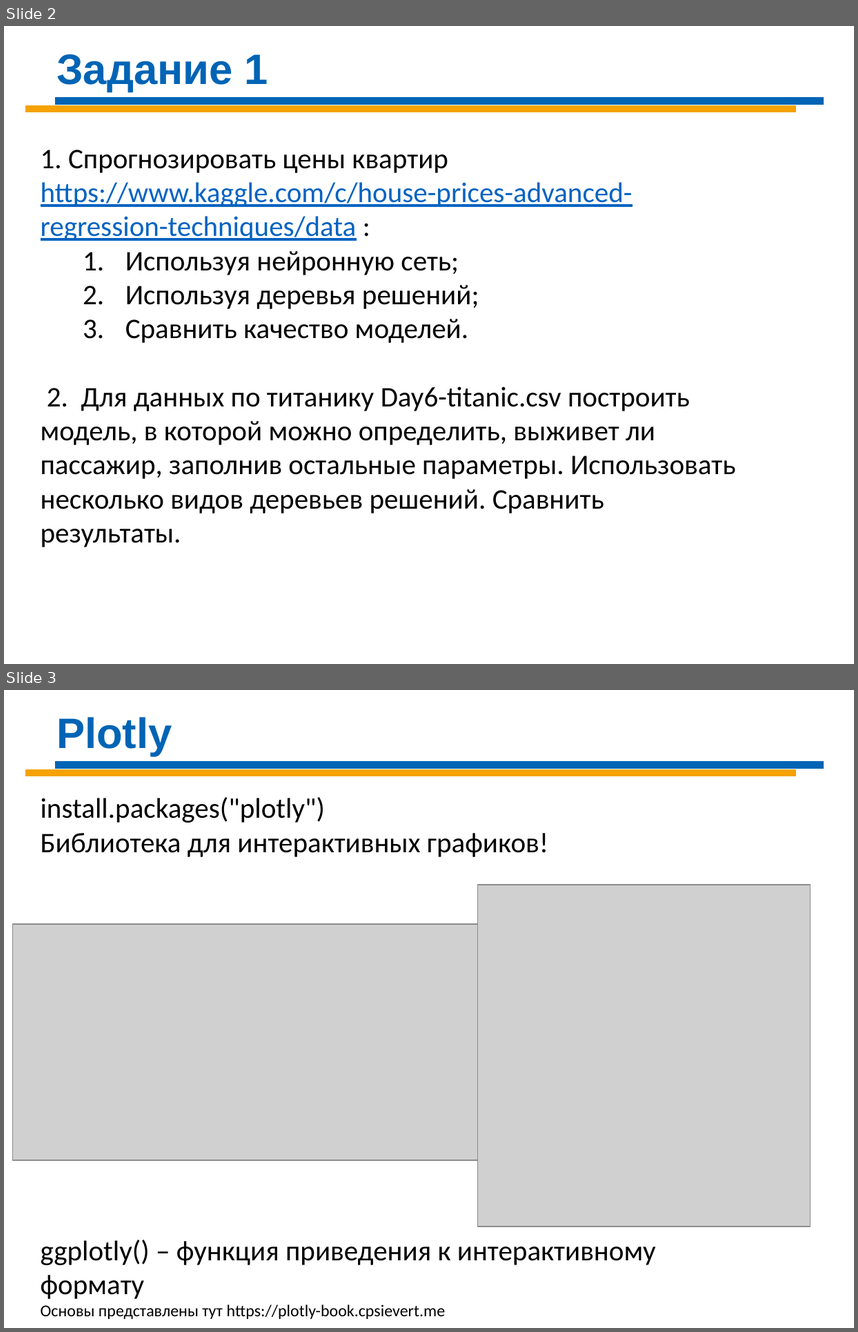
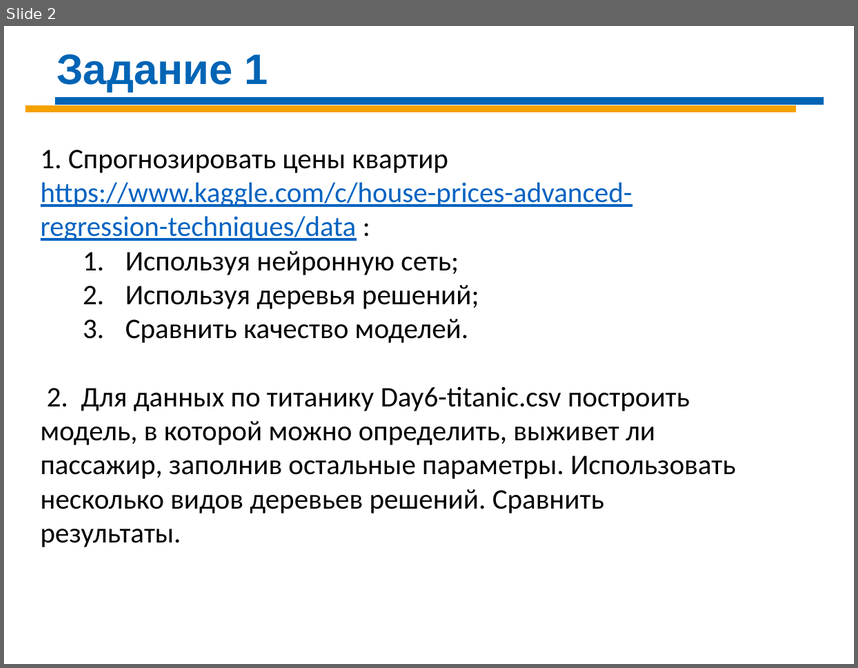
Before and after one commit to Demolis/Infopulse, a slide deck: Sat_Data_Science/DS-Day-12 R.pptx. Shown one above the other, each under a label of ours: slides 2 and 3 before the commit, slide 2 after it. The pictures are 858x1332 and 858x668 pixels, drawn with LibreOffice and Linux fonts; fonts in the diff are those of the drawing; grey boxes stand for pictures. Boxes give left, top, right and bottom in pixels: in the first picture for what was removed or moved away, otherwise in the second. Text is boxed around its words. In the diff, an @@ line names an element or a change of style, - is before the commit and + after.

```diff
--- a/Sat_Data_Science/DS-Day-12 R.pptx
+++ b/Sat_Data_Science/DS-Day-12 R.pptx
@@ slide 3 removed at [4,690,854,1328], background #FFFFFF @@
@@ text removed at [56,717,172,756] @@
-Plotly
@@ line removed from (55, 765) to (824, 765) @@
@@ line removed from (25, 773) to (796, 773) @@
@@ text removed at [41,797,656,1319] @@
-install.packages("plotly")
-Библиотека для интерактивных графиков!
-ggplotly() – функция приведения к интерактивному формату
-Основы представлены тут https://plotly-book.cpsievert.me
@@ picture removed at [477,885,810,1226] @@
@@ picture removed at [12,924,477,1160] @@
```
Also in this commit, not shown: 2 other slides removed, 5 other files.
